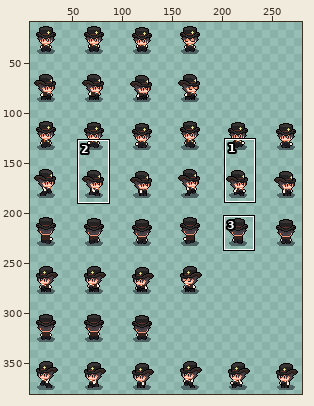
Edited in one commit: sprite sheet (tempus_assets/kaichibi.png). The first picture is a wide view before the edit; the outline marks the close-up.
Close-up. Before the commit:
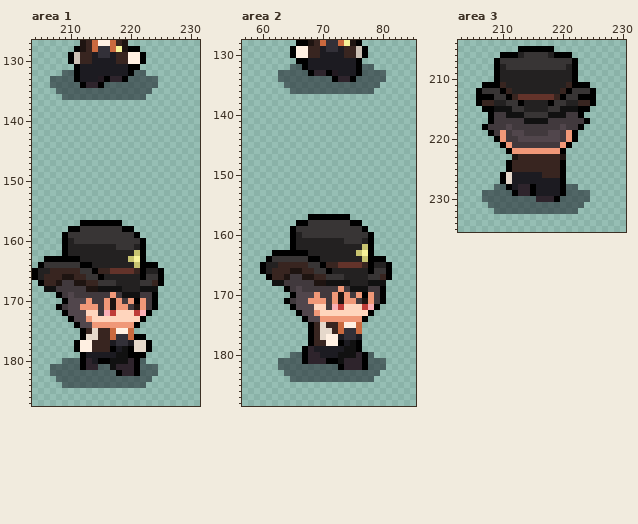
The file is 288x384 pixels. Colours within 5 levels of each other are drawn and written as one. Shown: area 1: x 204..231, y 127..187; area 2: x 57..85, y 128..188; area 3: x 203..230, y 204..235. The wide view leaves out empty margins. The commit also changed other parts of the picture, which this record leaves out.
After:
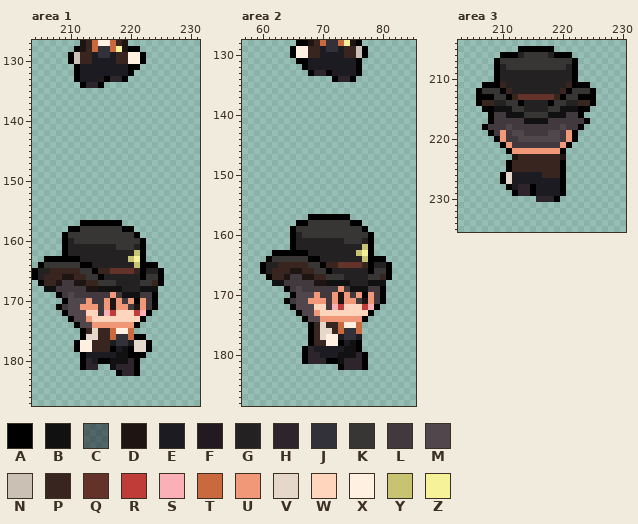
Palette (. is transparent): A #000000  B #111111  C #0c0e1980  D #1e1411  E #1c1b21  F #231a21  G #232121  H #2e242c  J #323038  K #383535  L #41393d  M #51464c  N #cbc0b4  P #382520  Q #63332a  R #bf3c38  S #fbafb6  T #ca693e  U #f09878  V #e5d8cb  W #ffd5bd  X #fff0e2  Y #c7c370  Z #f6f299
Changes in this commit:
--- area 1
@@ x 204..231 @@
 131 .......AEEEEEEEEAA..........
-132 .....CCAEEEEEEEEACC.........
-133 ...CCCCAEEEFAHHACCCCC.......
-134 ...CCCCCAHHACCCCCCCCC.......
-135 ....CCCCCCCCCCCCCCCC........
-136 .....CCCCCCCCCCCCCC.........
+132 .......AEEEEEEEEA...........
+133 .......AEEEFAHHA............
+134 ........AHHA................
+135 ............................
+136 ............................
 137 ............................
@@ x 204..231 @@
 179 ........AEEEEEBBAAA.........
-180 .....CCCAHEAABBBHAC.........
-181 ...CCCCCAHHCCBHHHACCC.......
-182 ...CCCCCCCCCCCAHHACCC.......
-183 ....CCCCCCCCCCCCCCCC........
-184 .....CCCCCCCCCCCCCC.........
+180 ........AHEAABBBHA..........
+181 ........AHH..BHHHA..........
+182 ..............AHHA..........
+183 ............................
+184 ............................
 185 ............................
--- area 2
@@ x 57..85 @@
 131 .........AAEEEEEEEEA.........
-132 ........CCAEEEEEEEEACC.......
-133 ......CCCCCAHHAFEEEACCCC.....
-134 ......CCCCCCCCCAHHACCCCC.....
-135 .......CCCCCCCCCCCCCCCC......
-136 ........CCCCCCCCCCCCCC.......
+132 ..........AEEEEEEEEA.........
+133 ...........AHHAFEEEA.........
+134 ...............AHHA..........
+135 .............................
+136 .............................
 137 .............................
@@ x 57..85 @@
 179 ..........AHEEEEEBBA.........
-180 ........CCAHHEEEBBBHAC.......
-181 ......CCCCAHHHAABHHHACCC.....
-182 ......CCCCCCCCCCAHHHACCC.....
-183 .......CCCCCCCCCCCCCCCC......
-184 ........CCCCCCCCCCCCCC.......
+180 ..........AHHEEEBBBHA........
+181 ..........AHHHAABHHHA........
+182 ................AHHHA........
+183 .............................
+184 .............................
 185 .............................
--- area 3
@@ x 203..230 @@
 227 .......AVEEEEEEEEA..........
-228 ......CCAEHHAEEEEACC........
-229 ....CCCCCAHHAEEEEACCCC......
-230 ....CCCCCCCCCHHHACCCCC......
-231 .....CCCCCCCCCCCCCCCC.......
-232 ......CCCCCCCCCCCCCC........
+228 ........AEHHAEEEEA..........
+229 .........AHHAEEEEA..........
+230 .............HHHA...........
+231 ............................
+232 ............................
 233 ............................
Pixel boxes of the changes (left, top, right, bottom) in both close-ups:
erased: (50, 70, 158, 100)
erased: (50, 358, 158, 388)
erased: (278, 64, 386, 94)
erased: (278, 352, 386, 382)
erased: (482, 184, 590, 214)
